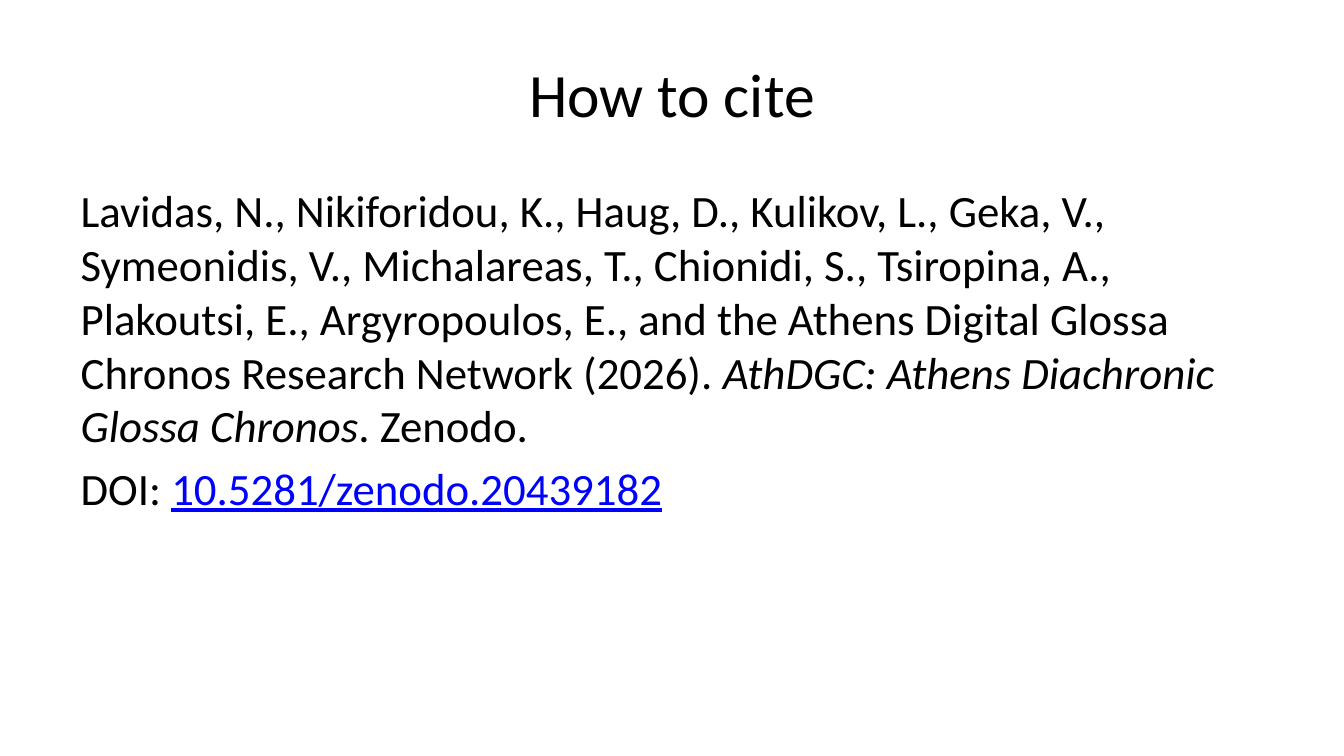
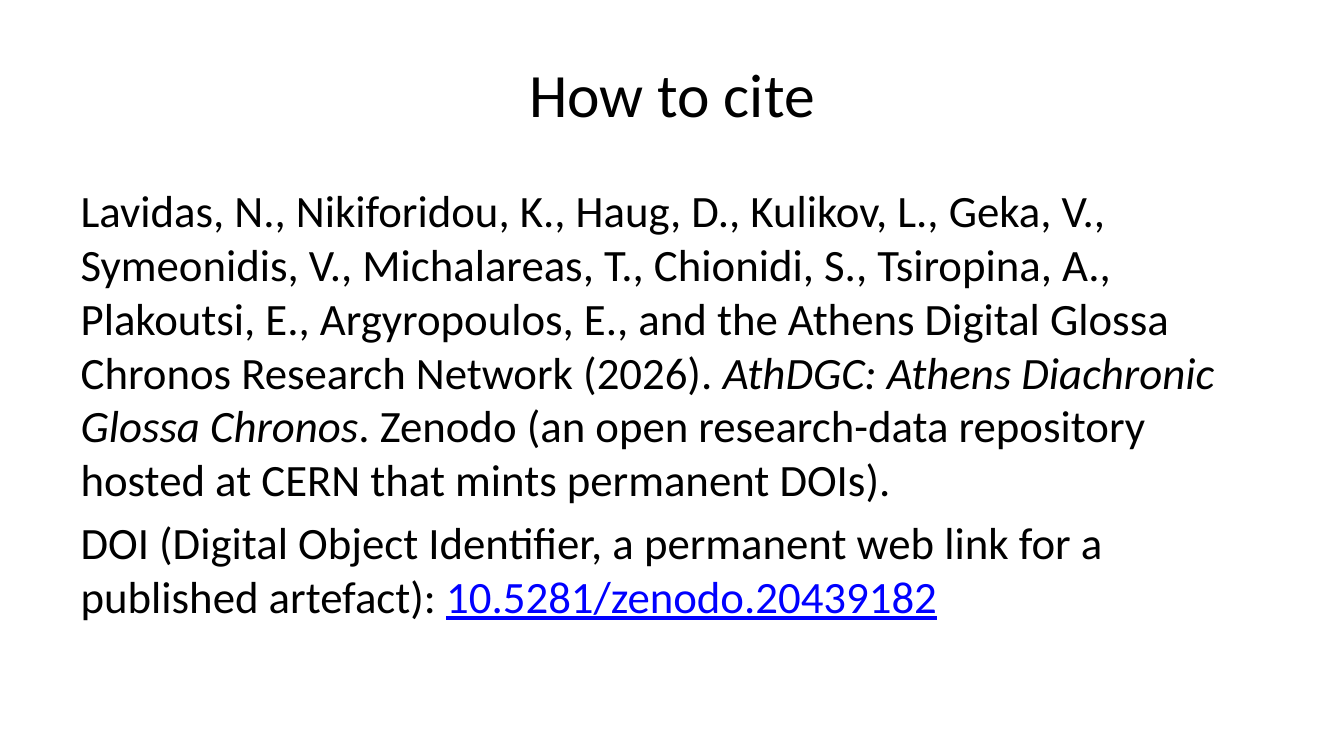
Before and after one commit to AthDGC/AthDGC.github.io, a slide deck: slide 9 of slides/announcement.pptx. Drawn at 1344x756 pixels with LibreOffice and Linux fonts; fonts in the diff are those of the drawing. Boxes give left, top, right and bottom in pixels: in the first picture for what was removed or moved away, otherwise in the second. Text is boxed around its words. In the diff, an @@ line names an element or a change of style, - is before the commit and + after.

Commit message:
AthDGC site update 2026-06-05 01:29 --- clean Quarto render, real Zenodo DOI 10.5281/zenodo.20439182, samples-only public release

```diff
--- a/slides/announcement.pptx
+++ b/slides/announcement.pptx
@@ text at (81, 196, 1214, 621): text changed @@
-Lavidas, N., Nikiforidou, K., Haug, D., Kulikov, L., Geka, V., Symeonidis, V., Michalareas, T., Chionidi, S., Tsiropina, A., Plakoutsi, E., Argyropoulos, E., and the Athens Digital Glossa Chronos Research Network (2026). AthDGC: Athens Diachronic Glossa Chronos. Zenodo.
-DOI: 10.5281/zenodo.20439182
+Lavidas, N., Nikiforidou, K., Haug, D., Kulikov, L., Geka, V., Symeonidis, V., Michalareas, T., Chionidi, S., Tsiropina, A., Plakoutsi, E., Argyropoulos, E., and the Athens Digital Glossa Chronos Research Network (2026). AthDGC: Athens Diachronic Glossa Chronos. Zenodo (an open research-data repository hosted at CERN that mints permanent DOIs).
+DOI (Digital Object Identifier, a permanent web link for a published artefact): 10.5281/zenodo.20439182
```
Also in this commit, not shown: 7 other slides changed, 22 other files.
